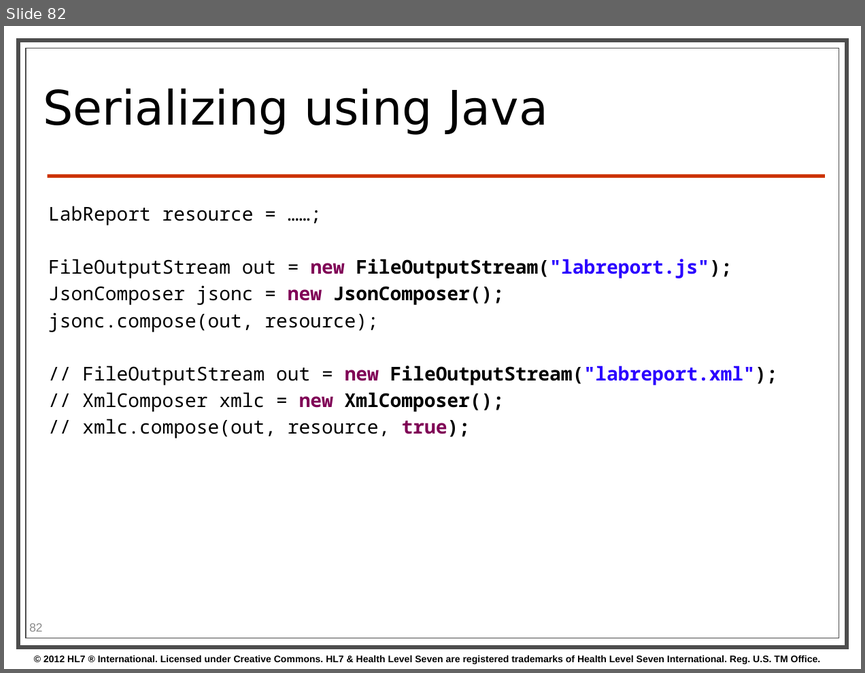
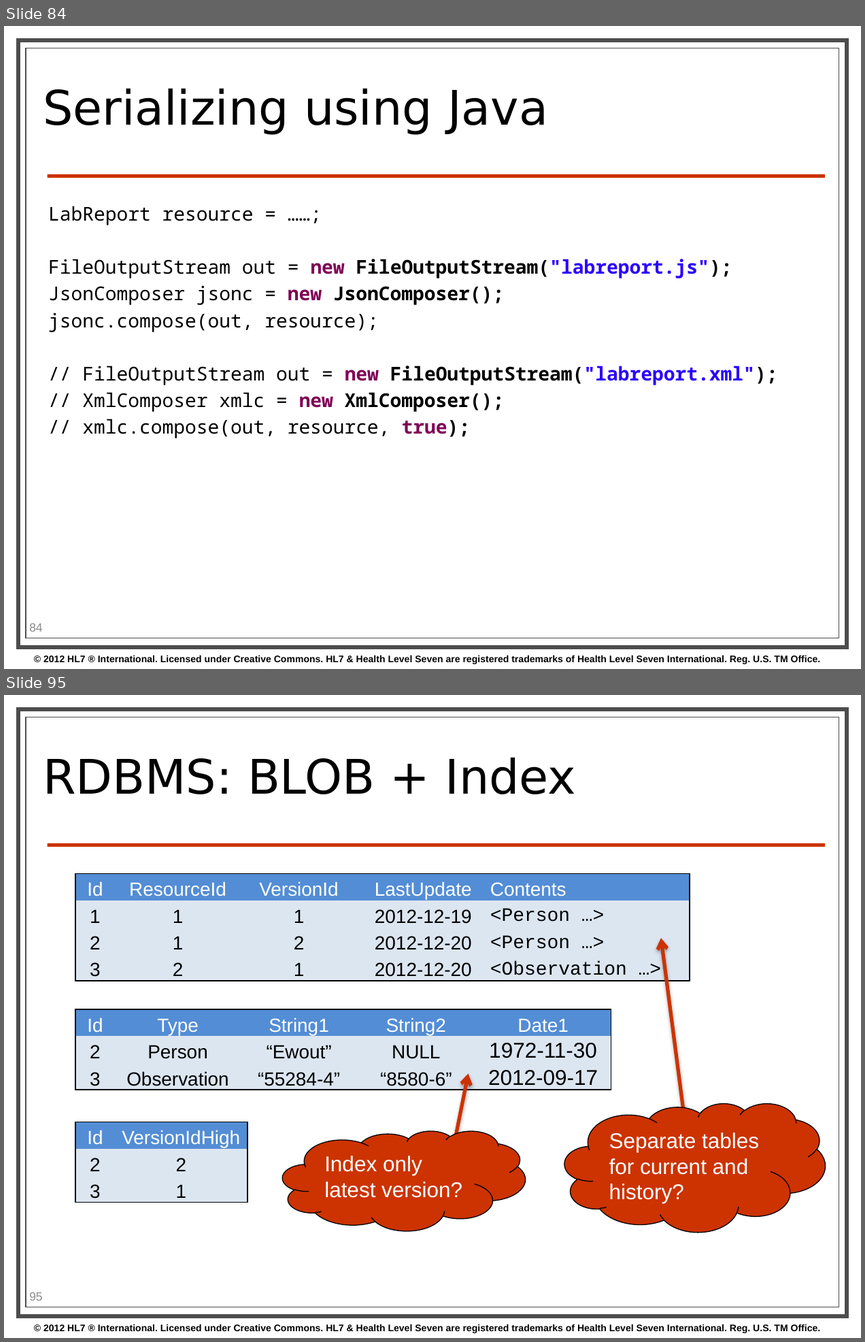
Before and after one commit to vista-novo/fhir, a slide deck: presentations/2013-01 Tutorials/201301 - Phoenix - FhirForDevelopersWGMTutorial.pptx. Shown one above the other, each under a label of ours: slide 82 before the commit, slides 84 and 95 after it; the slides between them are not shown. The pictures are 865x673 and 865x1342 pixels, drawn with LibreOffice and Linux fonts; fonts in the diff are those of the drawing; background and template pictures are left out. Boxes give left, top, right and bottom in pixels: in the first picture for what was removed or moved away, otherwise in the second. Text is boxed around its words. In the diff, an @@ line names an element or a change of style, - is before the commit and + after.

```diff
--- a/presentations/2013-01 Tutorials/201301 - Phoenix - FhirForDevelopersWGMTutorial.pptx
+++ b/presentations/2013-01 Tutorials/201301 - Phoenix - FhirForDevelopersWGMTutorial.pptx
@@ slide 95 added at [4, 695, 861, 1338], background #FFFFFF; not listed: 4 template elements that a slide beside it also shows @@
@@ title added at [43, 757, 575, 794], 40 pt, text #000000 @@
+RDBMS: BLOB + Index
@@ table added at [75, 873, 689, 981], 4 rows, 5 columns @@
+Id | ResourceId | VersionId | LastUpdate | Contents
+1 | 1 | 1 | 2012-12-19 | <Person …>
+2 | 1 | 2 | 2012-12-20 | <Person …>
+3 | 2 | 1 | 2012-12-20 | <Observation …>
@@ arrow added from (686, 1130) to (661, 938), #CC3300 3 pt @@
@@ table added at [75, 1009, 610, 1090], 3 rows, 5 columns @@
+Id | Type | String1 | String2 | Date1
+2 | Person | “Ewout” | NULL | 1972-11-30
+3 | Observation | “55284-4” | “8580-6” | 2012-09-17
@@ arrow added from (454, 1145) to (468, 1074), #CC3300 3 pt @@
@@ table added at [75, 1121, 247, 1202], 3 rows, 2 columns @@
+Id | VersionIdHigh
+2 | 2
+3 | 1
@@ cloud added at [564, 1103, 825, 1232], fill #CC3300, outline #000000 0.75 pt, 18 pt, text #FFFFFF @@
+Separate tables for current and history?
@@ cloud added at [283, 1130, 525, 1231], fill #CC3300, outline #000000 0.75 pt, 18 pt, text #FFFFFF @@
+Index only latest version?
@@ page number added at [29, 1292, 42, 1300], 10 pt, text #8C8C8C @@
+95
@@ what was slide 82 is now slide 84 @@
@@ page number at [29, 623, 42, 631]: text changed @@
-82
+84
```
Also in this commit, not shown: 5 slides changed, 11 other slides added, 3 slides removed.
